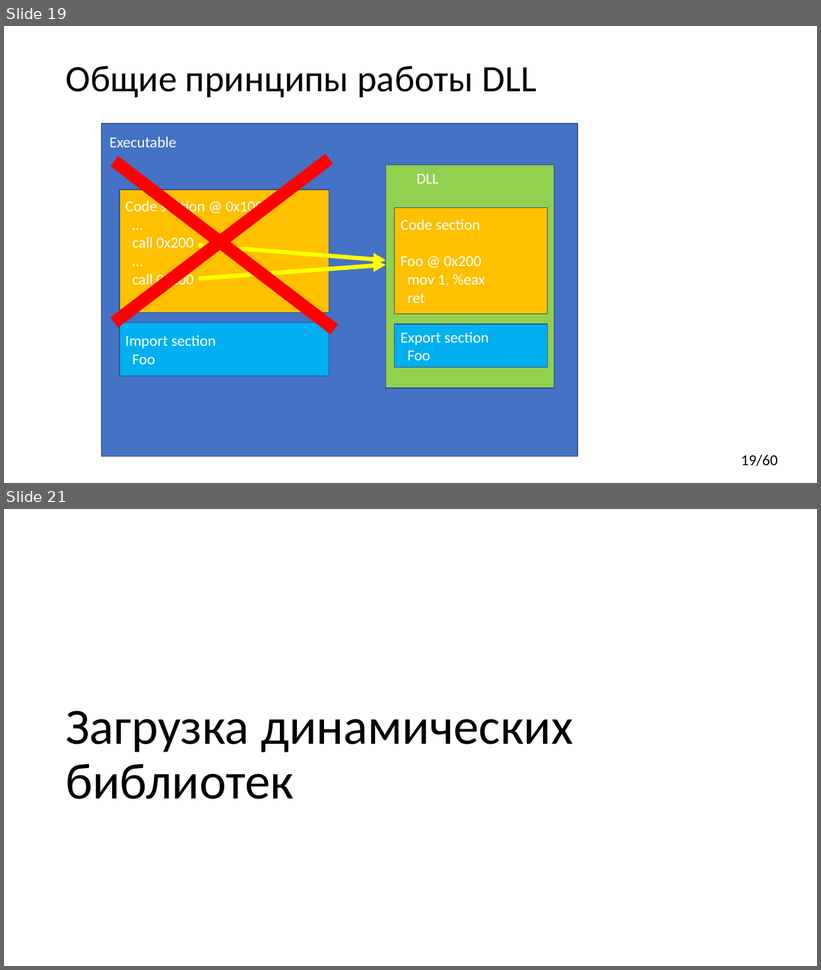
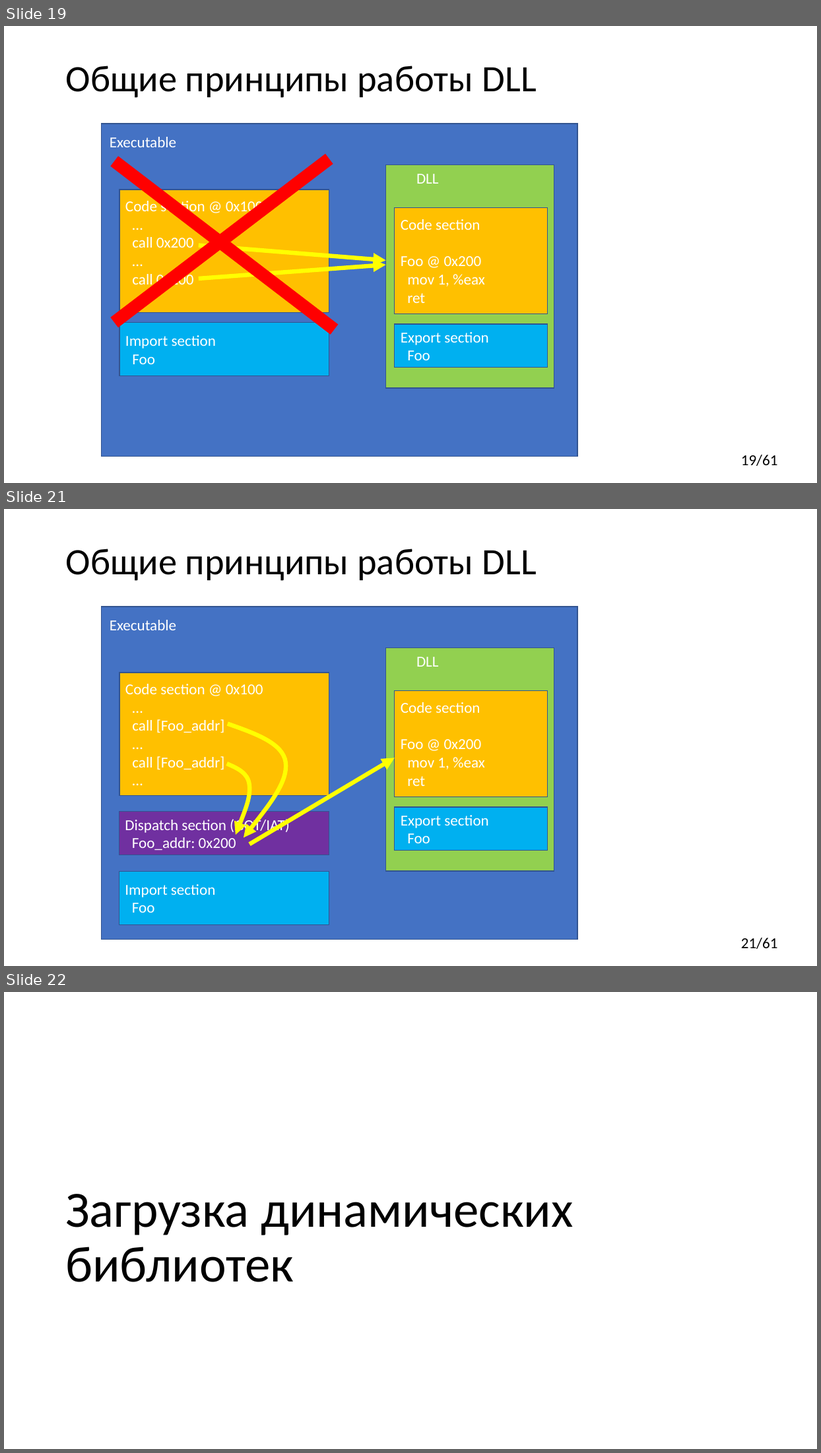
Before and after one commit to yugr/CppRussia, a slide deck: 2024/RU.pptx. Shown one above the other, each under a label of ours: slides 19 and 21 before the commit, slides 19, 21 and 22 after it; the slides between them are not shown. The pictures are 821x970 and 821x1453 pixels, drawn with LibreOffice and Linux fonts; fonts in the diff are those of the drawing. Boxes give left, top, right and bottom in pixels: in the first picture for what was removed or moved away, otherwise in the second. Text is boxed around its words. In the diff, an @@ line names an element or a change of style, - is before the commit and + after.

Commit message:
Rework section about relocation.

```diff
--- a/2024/RU.pptx
+++ b/2024/RU.pptx
@@ slide 21 added at bbox=[4, 509, 817, 966], background #FFFFFF; not listed: 1 template element that a slide beside it also shows @@
@@ title added at bbox=[66, 549, 537, 581], 44 pt, text #000000 @@
+Общие принципы работы DLL
@@ rectangle added at bbox=[102, 607, 578, 940], fill #4472C4, outline #325491 1 pt @@
@@ text added at bbox=[110, 620, 176, 630], 18 pt, text #FFFFFF @@
+Executable
@@ rectangle added at bbox=[386, 648, 554, 871], fill #92D050, outline #325491 1 pt @@
@@ text added at bbox=[416, 657, 439, 667], 18 pt, text #FFFFFF @@
+DLL
@@ rectangle added at bbox=[120, 673, 329, 795], fill #FFC000, outline #325491 1 pt, 18 pt, text #FFFFFF @@
+Code section @ 0x100
+…
+call [Foo_addr]
+…
+call [Foo_addr]
+…
@@ rectangle added at bbox=[395, 691, 547, 797], fill #FFC000, outline #325491 1 pt, 18 pt, text #FFFFFF @@
+Code section
+Foo @ 0x200
+mov 1, %eax
+ret
@@ freeform shape added at bbox=[228, 723, 286, 838], outline #FFFF00 5 pt @@
@@ freeform shape added at bbox=[226, 764, 250, 835], outline #FFFF00 5 pt @@
@@ arrow added from (250, 844) to (395, 758), #FFFF00 5 pt @@
@@ rectangle added at bbox=[120, 811, 329, 855], fill #7030A0, outline #325491 1 pt, 18 pt, text #FFFFFF @@
+Dispatch section (GOT/IAT)
+Foo_addr: 0x200
@@ rectangle added at bbox=[395, 807, 547, 851], fill #00B0F0, outline #325491 1 pt, 18 pt, text #FFFFFF @@
+Export section
+Foo
@@ rectangle added at bbox=[120, 871, 329, 925], fill #00B0F0, outline #325491 1 pt, 18 pt, text #FFFFFF @@
+Import section
+Foo
@@ page number at bbox=[741, 455, 778, 466]: text changed @@
-19/60
+19/61
@@ what was slide 21 is now slide 22 @@
```
Also in this commit, not shown: 4 slides changed, 1 other file.
